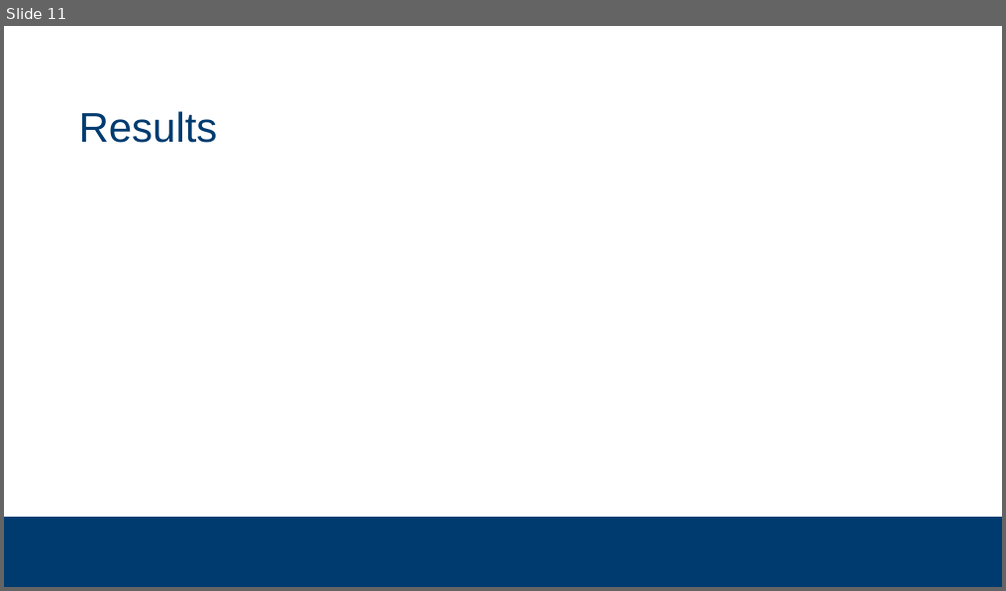
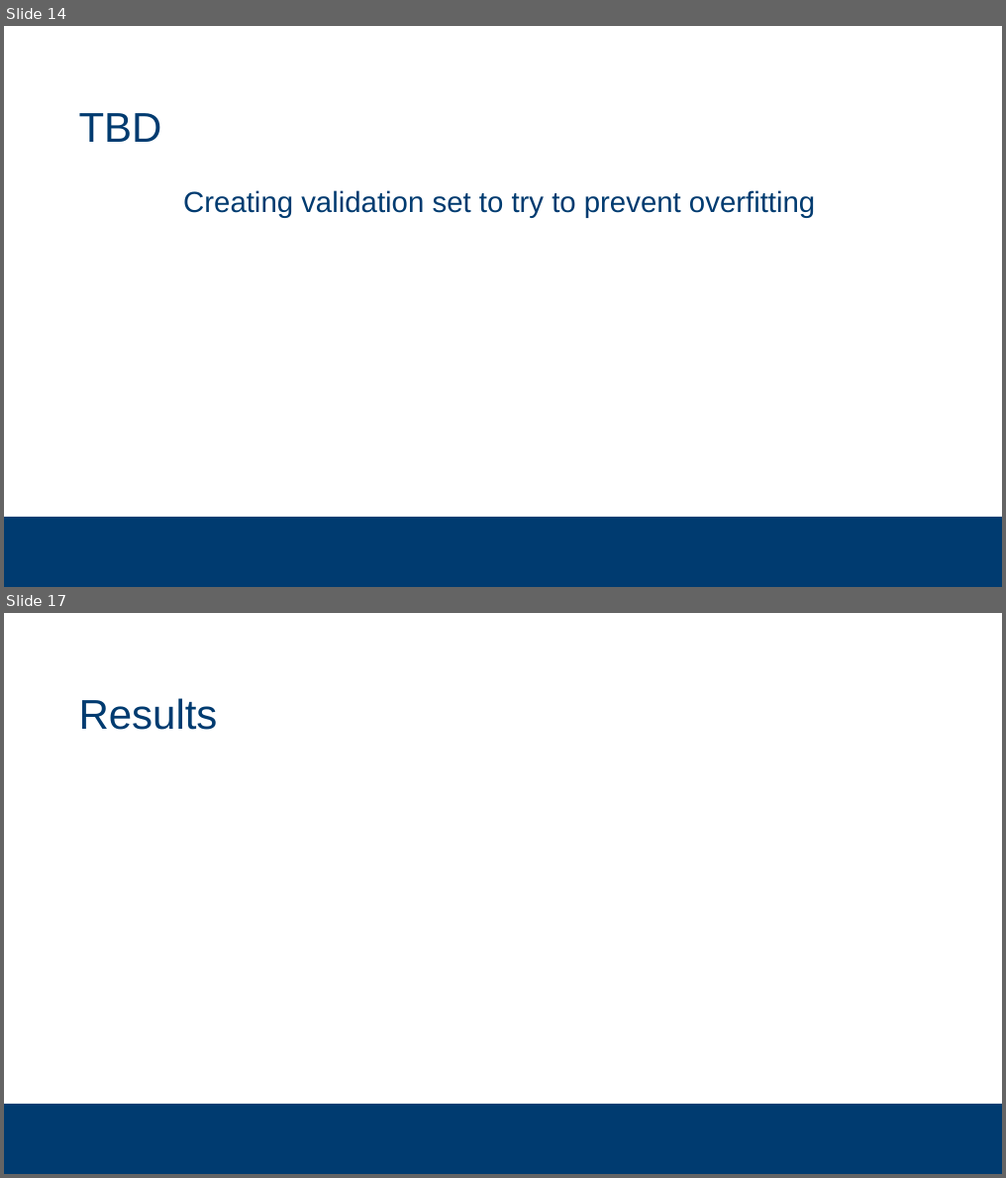
Before and after one commit to subsystem3/project, a slide deck: Final-Project-Team-2.pptx. Shown one above the other, each under a label of ours: slide 11 before the commit, slides 14 and 17 after it; the slides between them are not shown. The pictures are 1006x591 and 1006x1178 pixels, drawn with LibreOffice and Linux fonts; fonts in the diff are those of the drawing; background and template pictures are left out. Boxes give left, top, right and bottom in pixels: in the first picture for what was removed or moved away, otherwise in the second. Text is boxed around its words. In the diff, an @@ line names an element or a change of style, - is before the commit and + after.

```diff
--- a/Final-Project-Team-2.pptx
+++ b/Final-Project-Team-2.pptx
@@ slide 14 added at box(4, 26, 1002, 587), background #FFFFFF; not listed: 1 template element that a slide beside it also shows @@
@@ title added at box(79, 113, 162, 142), 40 pt, text #003B70 @@
+TBD
@@ text added at box(183, 190, 815, 218), 28 pt, text #003B70 @@
+  Creating validation set to try to prevent overfitting
@@ what was slide 11 is now slide 17 @@
```
Also in this commit, not shown: 8 slides changed, 9 other slides added, 4 slides removed.
